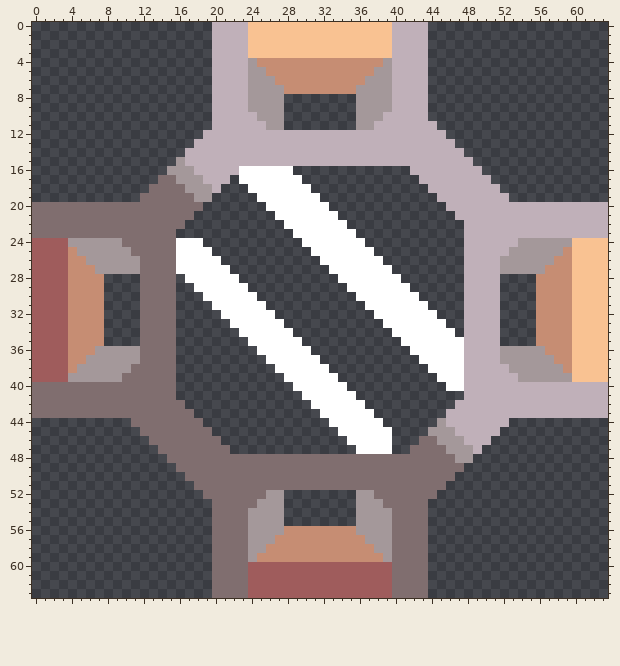
Pixel-art sprite -- sprites/blocks/kettle-top.png. Above: the version before the commit.
The file is 64x64 pixels.
After:
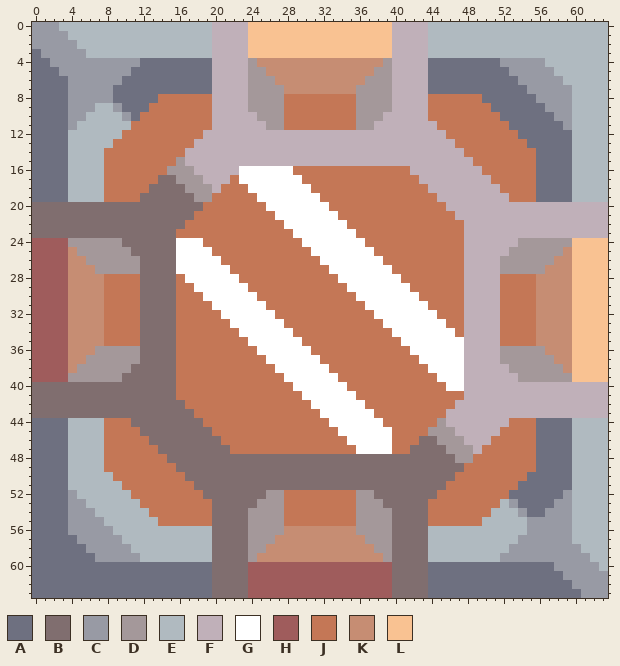
Palette (. is transparent): A #6e7080  B #806e6f  C #989aa4  D #a4989a  E #b0bac0  F #c0b0b9  G #ffffff  H #9f5c5c  J #c47756  K #c68d73  L #f9c292
From old to new:
y 0: x 0..19 .................... -> CCCEEEEEEEEEEEEEEEEE; x 44..63 .................... -> EEEEEEEEEEEEEEEEEEEE
y 1: x 0..19 .................... -> CCCCEEEEEEEEEEEEEEEE; x 44..63 .................... -> EEEEEEEEEEEEEEEEEEEE
y 2: x 0..19 .................... -> CCCCCEEEEEEEEEEEEEEE; x 44..63 .................... -> EEEEEEEEEEEEEEEEEEEE
y 3: x 0..19 .................... -> ACCCCCEEEEEEEEEEEEEE; x 44..63 .................... -> EEEEEEEEEEEEEEEEEEEE
y 4: x 0..19 .................... -> AACCCCCCCCCCAAAAAAAA; x 44..63 .................... -> AAAAAAAACCCCCEEEEEEE
y 5: x 0..19 .................... -> AAACCCCCCCCAAAAAAAAA; x 44..63 .................... -> AAAAAAAAACCCCCEEEEEE
y 6: x 0..19 .................... -> AAAACCCCCCAAAAAAAAAA; x 44..63 .................... -> AAAAAAAAAACCCCCEEEEE
y 7: x 0..19 .................... -> AAAACCCCCAAAAAAAAAAA; x 44..63 .................... -> AAAAAAAAAAACCCCCEEEE
y 8: x 0..19 .................... -> AAAACCCCCAAAAAJJJJJJ; x 28..35 ........ -> JJJJJJJJ; x 44..63 .................... -> JJJJJJAAAAAACCCCEEEE
y 9: x 0..19 .................... -> AAAACCCEECAAAJJJJJJJ; x 28..35 ........ -> JJJJJJJJ; x 44..63 .................... -> JJJJJJJAAAAAACCCEEEE
y 10: x 0..19 .................... -> AAAACCEEEECAJJJJJJJJ; x 28..35 ........ -> JJJJJJJJ; x 44..63 .................... -> JJJJJJJJAAAAAACCEEEE
y 11: x 0..19 .................... -> AAAACEEEEEEJJJJJJJJJ; x 28..35 ........ -> JJJJJJJJ; x 45..63 ................... -> JJJJJJJJAAAAAACEEEE
y 12: x 0..18 ................... -> AAAAEEEEEEJJJJJJJJJ; x 46..63 .................. -> JJJJJJJJAAAAAAEEEE
y 13: x 0..17 .................. -> AAAAEEEEEJJJJJJJJJ; x 47..63 ................. -> JJJJJJJJAAAAAEEEE
y 14: x 0..16 ................. -> AAAAEEEEJJJJJJJJJ; x 48..63 ................ -> JJJJJJJJAAAAEEEE
y 15: x 0..15 ................ -> AAAAEEEEJJJJJJJJ; x 49..63 ............... -> JJJJJJJAAAAEEEE
y 16: x 0..14 ............... -> AAAAEEEEJJJJJJJ; x 29..41 ............. -> JJJJJJJJJJJJJ; x 50..63 .............. -> JJJJJJAAAAEEEE
y 17: x 0..13 .............. -> AAAAEEEEJJJJJJ; x 22 . -> J; x 30..42 ............. -> JJJJJJJJJJJJJ; x 51..63 ............. -> JJJJJAAAAEEEE
y 18: x 0..12 ............. -> AAAAEEEEJJJJJ; x 21..23 ... -> JJJ; x 31..43 ............. -> JJJJJJJJJJJJJ; x 52..63 ............ -> JJJJAAAAEEEE
y 19: x 0..11 ............ -> AAAAEEEEJJJJ; x 20..24 ..... -> JJJJJ; x 32..44 ............. -> JJJJJJJJJJJJJ; x 53..63 ........... -> JJJAAAAEEEE
y 20: x 19..25 ....... -> JJJJJJJ; x 33..45 ............. -> JJJJJJJJJJJJJ
y 21: x 18..26 ......... -> JJJJJJJJJ; x 34..46 ............. -> JJJJJJJJJJJJJ
y 22: x 17..27 ........... -> JJJJJJJJJJJ; x 35..47 ............. -> JJJJJJJJJJJJJ
y 23: x 16..28 ............. -> JJJJJJJJJJJJJ; x 36..47 ............ -> JJJJJJJJJJJJ
y 24: x 19..29 ........... -> JJJJJJJJJJJ; x 37..47 ........... -> JJJJJJJJJJJ
y 25: x 20..30 ........... -> JJJJJJJJJJJ; x 38..47 .......... -> JJJJJJJJJJ
y 26: x 21..31 ........... -> JJJJJJJJJJJ; x 39..47 ......... -> JJJJJJJJJ
y 27: x 22..32 ........... -> JJJJJJJJJJJ; x 40..47 ........ -> JJJJJJJJ
y 28: x 8..11 .... -> JJJJ; x 16 . -> J; x 23..33 ........... -> JJJJJJJJJJJ; x 41..47 ....... -> JJJJJJJ; x 52..55 .... -> JJJJ
y 29: x 8..11 .... -> JJJJ; x 16..17 .. -> JJ; x 24..34 ........... -> JJJJJJJJJJJ; x 42..47 ...... -> JJJJJJ; x 52..55 .... -> JJJJ
y 30: x 8..11 .... -> JJJJ; x 16..18 ... -> JJJ; x 25..35 ........... -> JJJJJJJJJJJ; x 43..47 ..... -> JJJJJ; x 52..55 .... -> JJJJ
y 31: x 8..11 .... -> JJJJ; x 16..19 .... -> JJJJ; x 26..36 ........... -> JJJJJJJJJJJ; x 44..47 .... -> JJJJ; x 52..55 .... -> JJJJ
y 32: x 8..11 .... -> JJJJ; x 16..20 ..... -> JJJJJ; x 27..37 ........... -> JJJJJJJJJJJ; x 45..47 ... -> JJJ; x 52..55 .... -> JJJJ
y 33: x 8..11 .... -> JJJJ; x 16..21 ...... -> JJJJJJ; x 28..38 ........... -> JJJJJJJJJJJ; x 46..47 .. -> JJ; x 52..55 .... -> JJJJ
y 34: x 8..11 .... -> JJJJ; x 16..22 ....... -> JJJJJJJ; x 29..39 ........... -> JJJJJJJJJJJ; x 47 . -> J; x 52..55 .... -> JJJJ
y 35: x 8..11 .... -> JJJJ; x 16..23 ........ -> JJJJJJJJ; x 30..40 ........... -> JJJJJJJJJJJ; x 52..55 .... -> JJJJ
y 36: x 16..24 ......... -> JJJJJJJJJ; x 31..41 ........... -> JJJJJJJJJJJ
y 37: x 16..25 .......... -> JJJJJJJJJJ; x 32..42 ........... -> JJJJJJJJJJJ
y 38: x 16..26 ........... -> JJJJJJJJJJJ; x 33..43 ........... -> JJJJJJJJJJJ
y 39: x 16..27 ............ -> JJJJJJJJJJJJ; x 34..44 ........... -> JJJJJJJJJJJ
y 40: x 16..28 ............. -> JJJJJJJJJJJJJ; x 35..45 ........... -> JJJJJJJJJJJ
y 41: x 16..29 .............. -> JJJJJJJJJJJJJJ; x 36..47 ............ -> JJJJJJJJJJJJ
y 42: x 17..30 .............. -> JJJJJJJJJJJJJJ; x 37..46 .......... -> JJJJJJJJJJ
y 43: x 18..31 .............. -> JJJJJJJJJJJJJJ; x 38..45 ........ -> JJJJJJJJ
y 44: x 0..10 ........... -> AAAAEEEEJJJ; x 19..32 .............. -> JJJJJJJJJJJJJJ; x 39..44 ...... -> JJJJJJ; x 53..63 ........... -> JJJAAAAEEEE
y 45: x 0..11 ............ -> AAAAEEEEJJJJ; x 20..33 .............. -> JJJJJJJJJJJJJJ; x 40..43 .... -> JJJJ; x 52..63 ............ -> JJJJAAAAEEEE
y 46: x 0..12 ............. -> AAAAEEEEJJJJJ; x 21..34 .............. -> JJJJJJJJJJJJJJ; x 40..42 ... -> JJJ; x 51..63 ............. -> JJJJJAAAAEEEE
y 47: x 0..13 .............. -> AAAAEEEEJJJJJJ; x 22..35 .............. -> JJJJJJJJJJJJJJ; x 40..41 .. -> JJ; x 50..63 .............. -> JJJJJJAAAAEEEE
y 48: x 0..14 ............... -> AAAAEEEEJJJJJJJ; x 49..63 ............... -> JJJJJJJAAAAEEEE
y 49: x 0..15 ................ -> AAAAEEEEJJJJJJJJ; x 48..63 ................ -> JJJJJJJJAAAAEEEE
y 50: x 0..16 ................. -> AAAAEEEEEJJJJJJJJ; x 47..63 ................. -> JJJJJJJJAAAAAEEEE
y 51: x 0..17 .................. -> AAAAEEEEEEJJJJJJJJ; x 46..63 .................. -> JJJJJJJJAAAAAAEEEE
y 52: x 0..18 ................... -> AAAACEEEEEEJJJJJJJJ; x 28..35 ........ -> JJJJJJJJ; x 45..63 ................... -> JJJJJJJJAAAAAACEEEE
y 53: x 0..19 .................... -> AAAACCEEEEEEJJJJJJJJ; x 28..35 ........ -> JJJJJJJJ; x 44..63 .................... -> JJJJJJJJECAAAACCEEEE
y 54: x 0..19 .................... -> AAAACCCEEEEEEJJJJJJJ; x 28..35 ........ -> JJJJJJJJ; x 44..63 .................... -> JJJJJJJEEECAACCCEEEE
y 55: x 0..19 .................... -> AAAACCCCEEEEEEJJJJJJ; x 28..35 ........ -> JJJJJJJJ; x 44..63 .................... -> JJJJJJEEEEECCCCCEEEE
y 56: x 0..19 .................... -> AAAACCCCCEEEEEEEEEEE; x 44..63 .................... -> EEEEEEEEEEECCCCCEEEE
y 57: x 0..19 .................... -> AAAAACCCCCEEEEEEEEEE; x 44..63 .................... -> EEEEEEEEEECCCCCCEEEE
y 58: x 0..19 .................... -> AAAAAACCCCCEEEEEEEEE; x 44..63 .................... -> EEEEEEEEECCCCCCCCEEE
y 59: x 0..19 .................... -> AAAAAAACCCCCEEEEEEEE; x 44..63 .................... -> EEEEEEEECCCCCCCCCCEE
y 60: x 0..19 .................... -> AAAAAAAAAAAAAAAAAAAA; x 44..63 .................... -> AAAAAAAAAAAAAACCCCCE
y 61: x 0..19 .................... -> AAAAAAAAAAAAAAAAAAAA; x 44..63 .................... -> AAAAAAAAAAAAAAACCCCC
y 62: x 0..19 .................... -> AAAAAAAAAAAAAAAAAAAA; x 44..63 .................... -> AAAAAAAAAAAAAAAACCCC
y 63: x 0..19 .................... -> AAAAAAAAAAAAAAAAAAAA; x 44..63 .................... -> AAAAAAAAAAAAAAAAACCC
